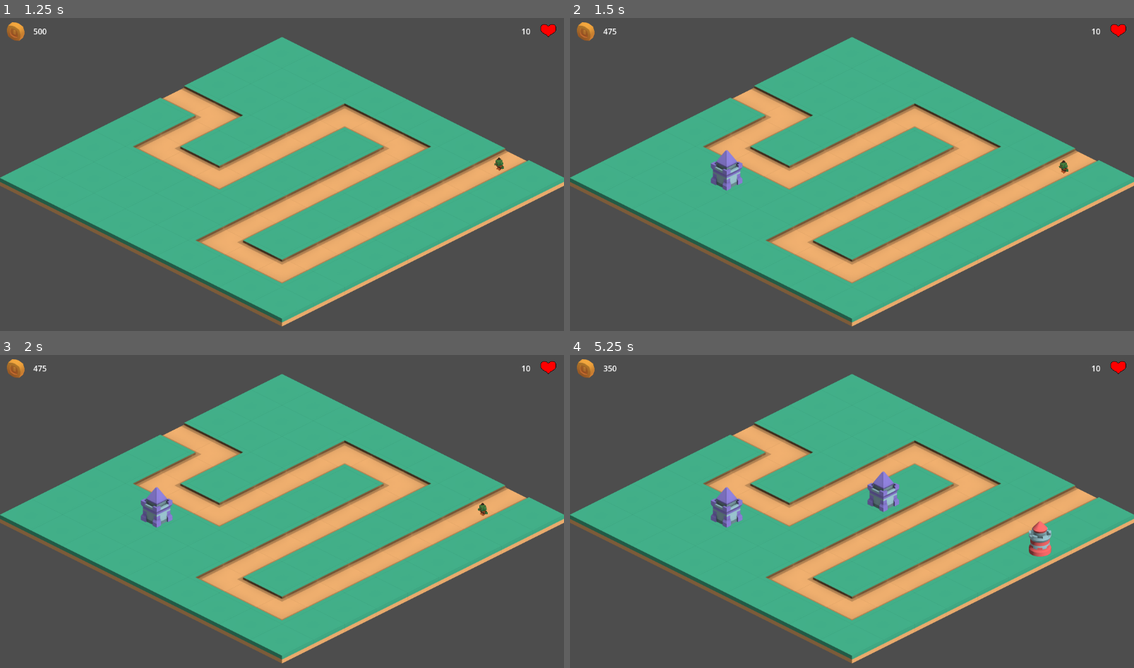
Above: before the commit, frames 1-4 (two rows, left to right).
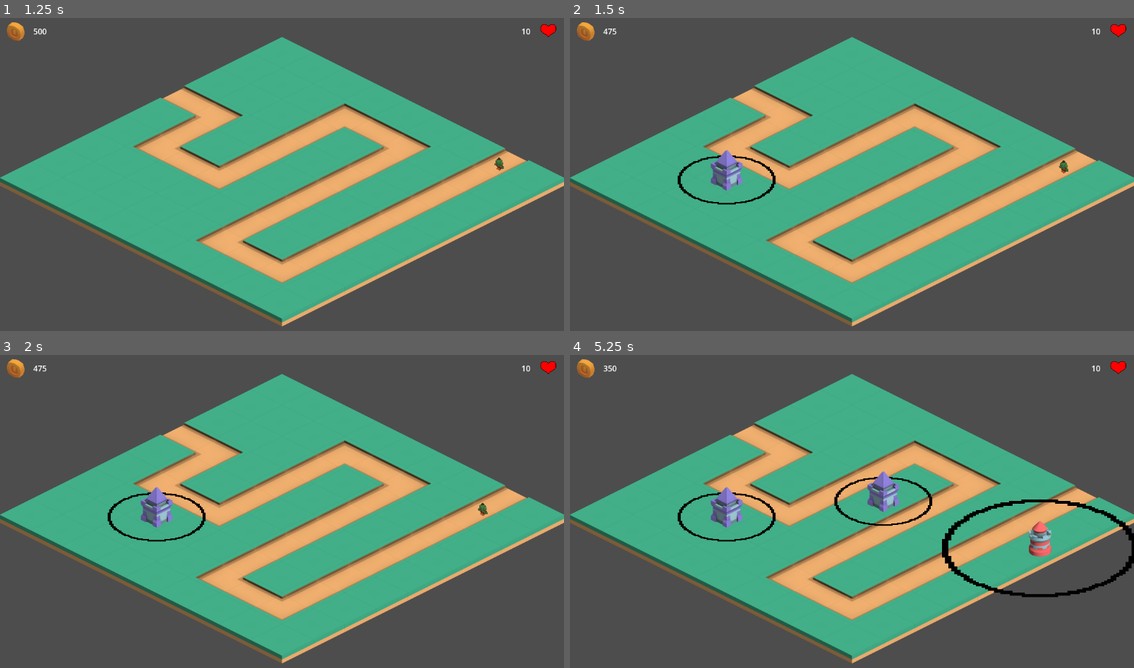
Above: after the commit, the same moments.

Repository: Robert-Riordan-UCD/GameDevJourney
Game: Godot game, scene res://Levels/Level1.tscn
Two runs of this game, one before a commit and one after it. Both use one fixed random seed, a clock stepped at 60 frames per second and the inputs below.
Inputs (mouse positions are in pixels of both pictures, inside the frame that each line leads up to):
- Up to frame 1 (1.25 s): tap Enter at 0.5 s; move the mouse to (406, 158) at 0.52 s; press the mouse at (406, 158) at 0.53 s
- Up to frame 2 (1.5 s): move the mouse to (739, 190) at 1.27 s; release the mouse at (739, 190) at 1.28 s; right-click (739, 190) at 1.35 s; click (739, 190) at 1.42 s
- Up to frame 3 (2 s): no input
- Up to frame 4 (5.25 s): move the mouse to (727, 517) at 2.02 s; press the mouse at (727, 517) at 2.03 s; move the mouse to (823, 574) at 2.77 s; release the mouse at (823, 574) at 2.78 s; right-click (823, 574) at 2.85 s; click (823, 574) at 2.92 s; move the mouse to (1021, 558) at 3.52 s; press the mouse at (1021, 558) at 3.53 s; move the mouse to (1038, 549) at 4.27 s; release the mouse at (1038, 549) at 4.28 s; right-click (1038, 549) at 4.35 s; click (1038, 549) at 4.42 s; move the mouse to (880, 511) at 5.02 s; press the mouse at (880, 511) at 5.03 s

Frame 1 is identical in both runs. In frame 2, 0.3% of the frame differs, in the area x 19-37%, y 43-60%; in frame 3, 0.3%; in frame 4, 1.8%, in the area x 19-100%, y 38-78%.

Commit message:
Added range indicators

Diff:
--- a/Isometric_Tower_Defense/Towers/CrossbowTower.tscn
+++ b/Isometric_Tower_Defense/Towers/CrossbowTower.tscn
@@ -29,5 +29,5 @@
 "range": 275
 }]
 
-[node name="Sprite2D" parent="." index="0"]
+[node name="Sprite2D" parent="." index="1"]
 texture = ExtResource("3_ljfn2")
--- a/Isometric_Tower_Defense/Towers/Tower.gd
+++ b/Isometric_Tower_Defense/Towers/Tower.gd
@@ -37,8 +37,10 @@
 ]
 
 @onready var range_shape = $Range
+@onready var range_sprite = $RangeSprite
 @onready var attack_timer = $AttackTimer
 @onready var bullet = $Bullet
+@onready var last_range : int = 32
 
 var enemies : Array = []
 
@@ -81,6 +83,8 @@
 	cooldown = levels[current_level]["cooldown"]
 
 	range_shape.scale = Vector2(range, range*0.5)
+	range_sprite.scale *= range/last_range
+	last_range = range
 	attack_timer.wait_time = cooldown
 
 func _on_click_area_input_event(_viewport, event, _shape_idx):
--- a/Isometric_Tower_Defense/Towers/Tower.tscn
+++ b/Isometric_Tower_Defense/Towers/Tower.tscn
@@ -1,7 +1,8 @@
-[gd_scene load_steps=7 format=3 uid="uid://disy4deitnyhg"]
+[gd_scene load_steps=8 format=3 uid="uid://disy4deitnyhg"]
 
 [ext_resource type="Script" path="res://Towers/Tower.gd" id="1_8y4go"]
 [ext_resource type="Texture2D" uid="uid://bkph1uyhip4bl" path="res://Towers/towerRound_sampleF_E.png" id="1_m3onx"]
+[ext_resource type="Texture2D" uid="uid://2aqa46huwieg" path="res://Towers/Circle.png" id="2_iwe2m"]
 [ext_resource type="Texture2D" uid="uid://xjiygytcvcxy" path="res://Towers/Bullet.png" id="3_fmt15"]
 [ext_resource type="Script" path="res://Towers/Bullet.gd" id="4_5aj0a"]
 
@@ -16,14 +17,20 @@
 input_pickable = false
 script = ExtResource("1_8y4go")
 
+[node name="RangeSprite" type="Sprite2D" parent="."]
+texture_filter = 1
+position = Vector2(0, -32)
+scale = Vector2(1, 0.5)
+texture = ExtResource("2_iwe2m")
+
+[node name="Range" type="CollisionShape2D" parent="."]
+position = Vector2(0, -32)
+scale = Vector2(64, 32)
+shape = SubResource("CircleShape2D_os5my")
+
 [node name="Sprite2D" type="Sprite2D" parent="."]
 texture = ExtResource("1_m3onx")
 offset = Vector2(0, -80)
-
-[node name="Range" type="CollisionShape2D" parent="."]
-position = Vector2(0, -32)
-scale = Vector2(1, 0.5)
-shape = SubResource("CircleShape2D_os5my")
 
 [node name="AttackTimer" type="Timer" parent="."]
 autostart = true
Binary file added: Isometric_Tower_Defense/Towers/Circle.png
